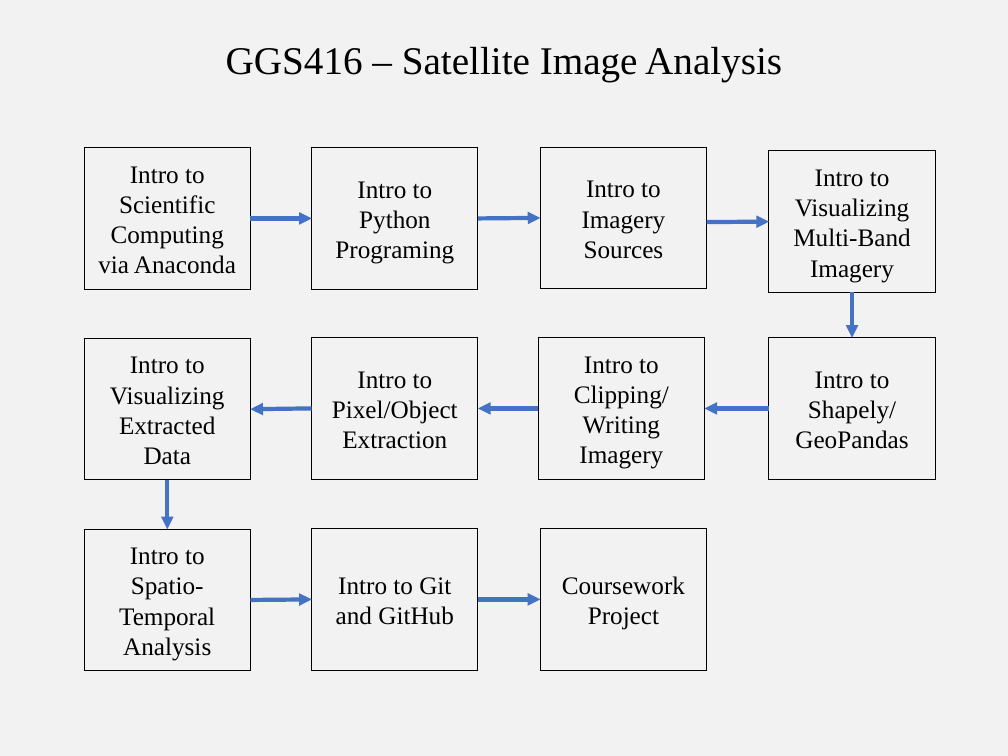
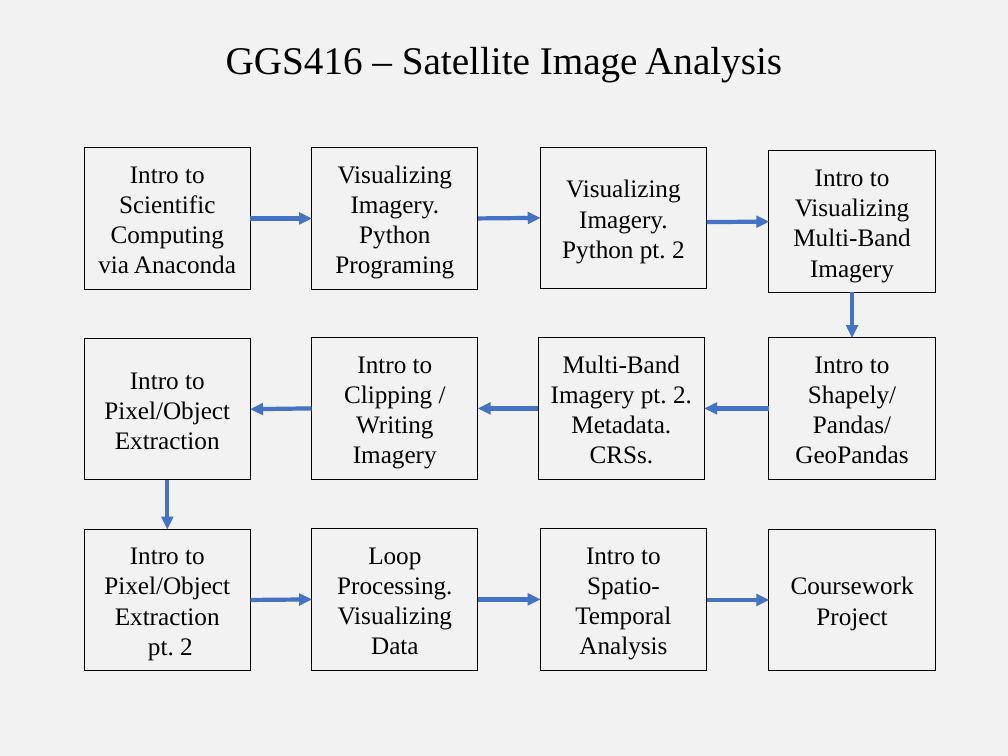
Before and after one commit to edwardoughton/satellite-image-analysis, a slide deck: slide 2 of syllabus/format.pptx. Drawn at 1008x756 pixels with LibreOffice and Linux fonts; fonts in the diff are those of the drawing. Boxes give left, top, right and bottom in pixels: in the first picture for what was removed or moved away, otherwise in the second. Text is boxed around its words. In the diff, an @@ line names an element or a change of style, - is before the commit and + after.

```diff
--- a/syllabus/format.pptx
+++ b/syllabus/format.pptx
@@ text in rectangle at <box>335,165,454,279</box>: text changed @@
-Intro to Python Programing
+Visualizing Imagery. Python Programing
@@ text in rectangle at <box>562,179,685,264</box>: text changed @@
-Intro to Imagery Sources
+Visualizing Imagery. Python pt. 2
@@ text in rectangle at <box>344,356,437,469</box>: text changed @@
-Intro to Pixel/Object Extraction
+Intro to Clipping / Writing Imagery
@@ text in rectangle at <box>551,355,692,464</box>: text changed @@
-Intro to Clipping/ Writing Imagery
+Multi-Band Imagery pt. 2. Metadata. CRSs.
@@ text in rectangle at <box>795,356,908,464</box>: text changed @@
-Intro to Shapely/ GeoPandas
+Intro to Shapely/ Pandas/ GeoPandas
@@ text in rectangle at <box>104,372,230,450</box>: text changed @@
-Intro to Visualizing Extracted Data
+Intro to Pixel/Object Extraction
@@ rectangle added at <box>769,529,935,670</box>, outline #000000 0.75 pt, 18 pt, text #000000 @@
+Coursework Project
@@ text in rectangle at <box>104,547,230,661</box>: text changed @@
-Intro to Spatio-Temporal Analysis
+Intro to Pixel/Object Extraction
+pt. 2
@@ text in rectangle at <box>337,547,453,655</box>: text changed @@
-Intro to Git and GitHub
+Loop Processing. Visualizing Data
@@ text in rectangle at <box>575,547,671,660</box>: text changed @@
-Coursework Project
+Intro to Spatio-Temporal Analysis
@@ arrow added from (707, 600) to (769, 600), #4472C4 3 pt @@
```
Also in this commit, not shown: 1 other slide changed, 19 other files.
